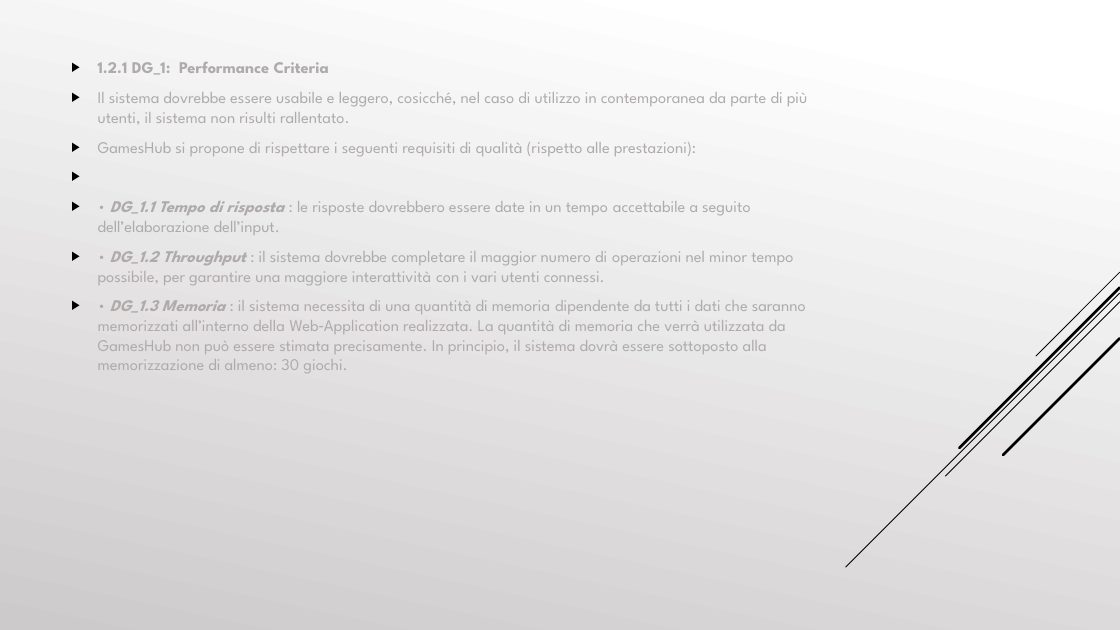
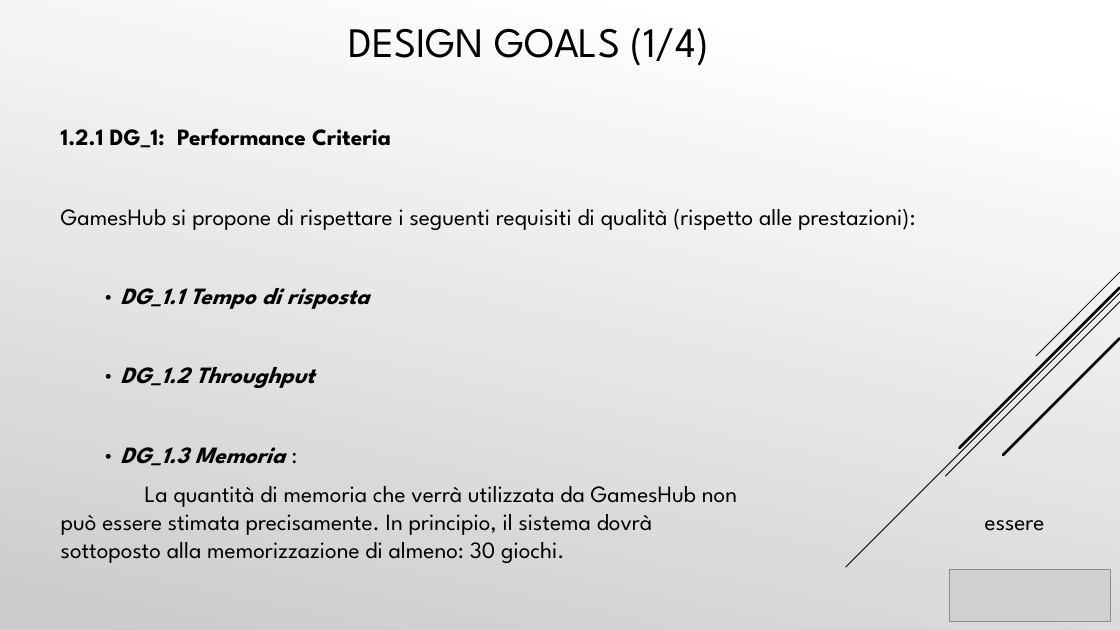
Before and after one commit to cosimob28/GamesHub, a slide deck: slide 23 of Work in progress/Presentazione/GamesHub.pptx. Drawn at 1120x630 pixels with LibreOffice and Linux fonts; fonts in the diff are those of the drawing; grey boxes stand for pictures. Boxes give left, top, right and bottom in pixels: in the first picture for what was removed or moved away, otherwise in the second. Text is boxed around its words. In the diff, an @@ line names an element or a change of style, - is before the commit and + after.

```diff
--- a/Work in progress/Presentazione/GamesHub.pptx
+++ b/Work in progress/Presentazione/GamesHub.pptx
@@ title added at bbox=[348, 28, 709, 66], 36 pt, text #000000 @@
+DESIGN GOALS (1/4)
@@ text "1.2.1 DG_1: Performance Criteria": place and size @@
-text "1.2.1 DG_1: Performance Criteria" at bbox=[98, 62, 808, 373]
+text "1.2.1 DG_1: Performance Criteria" at bbox=[61, 128, 915, 563]
@@ text at bbox=[98, 92, 808, 124]: paragraph removed @@
-▶ Il sistema dovrebbe essere usabile e leggero, cosicché, nel caso di utilizzo in contemporanea da parte di più utenti, il sistema non risulti rallentato.
@@ text at bbox=[61, 128, 915, 230]: size 14 to 20 pt, text colour #AFABAB to #000000 in "1.2.1 DG_1: Performance Criteria", "GamesHub si propone di rispettare i seguenti ..."; bullet ▶ to none; more space between paragraphs @@
@@ text at bbox=[61, 288, 737, 563]: text changed; size 14 to 20 pt; text colour #AFABAB to #000000 @@
-▶ • DG_1.1 Tempo di risposta : le risposte dovrebbero essere date in un tempo accettabile a seguito dell’elaborazione dell’input.
-▶ • DG_1.2 Throughput : il sistema dovrebbe completare il maggior numero di operazioni nel minor tempo possibile, per garantire una maggiore interattività con i vari utenti connessi.
-▶ • DG_1.3 Memoria : il sistema necessita di una quantità di memoria dipendente da tutti i dati che saranno memorizzati all’interno della Web‐Application realizzata. La quantità di memoria che verrà utilizzata da GamesHub non può essere stimata precisamente. In principio, il sistema dovrà essere sottoposto alla memorizzazione di almeno: 30 giochi.
+• DG_1.1 Tempo di risposta
+• DG_1.2 Throughput
+• DG_1.3 Memoria :
+La quantità di memoria che verrà utilizzata da GamesHub non può essere stimata precisamente. In principio, il sistema dovrà essere sottoposto alla memorizzazione di almeno: 30 giochi.
@@ picture added at bbox=[949, 570, 1111, 622] @@
```
Also in this commit, not shown: 53 other slides changed, 2 slides added, 2 slides removed.
